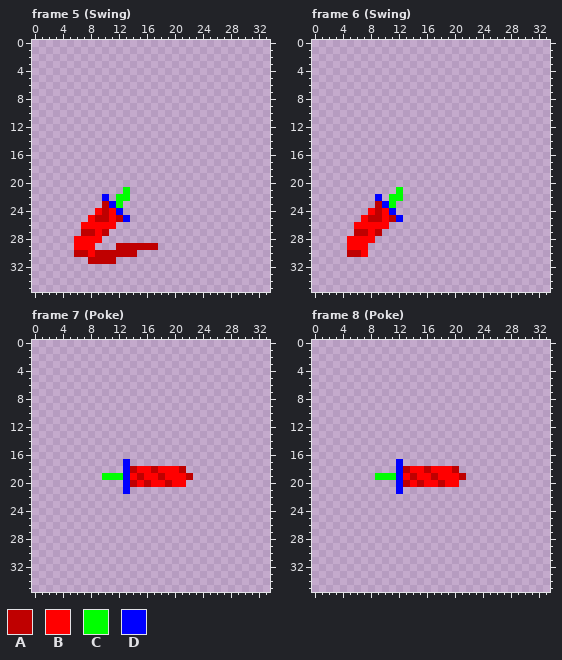
Edited in one commit: pixel-art file (assets/sword.ase). Above, as it was before the edit.
34x36 pixels, 11 frames. Shown: frame 5 (Swing), frame 6 (Swing), frame 7 (Poke), frame 8 (Poke). The commit also changed other frames, which this record leaves out.
Palette (. is transparent): A #bf0000  B #ff0000  C #00ff00  D #0000ff
Pixels before, frame 5 (Swing), first column x 6:
21 .......C....
22 ....D.CC....
23 ....ADC.....
24 ...BABD.....
25 ..BAABAD....
26 .BBBBB......
27 .AABA.......
28 BBBB........
29 BBB...AAAAAA
30 AABAAAAAA...
31 ..AAAA......
Pixels before, frame 6 (Swing), first column x 5:
21 .......C
22 ....D.CC
23 ....ADC.
24 ...BABD.
25 ..BAABAD
26 .BBBBB..
27 .AABA...
28 BBBB....
29 BBB.....
30 AAB.....
Pixels before, frame 7 (Poke), first column x 10:
17 ...D.........
18 ...DABBABBBA.
19 CCCDBABBABBBA
20 ...DABABBABB.
21 ...D.........
Pixels before, frame 8 (Poke), first column x 9:
17 ...D.........
18 ...DABBABBBA.
19 CCCDBABBABBBA
20 ...DABABBABB.
21 ...D.........
Once edited:
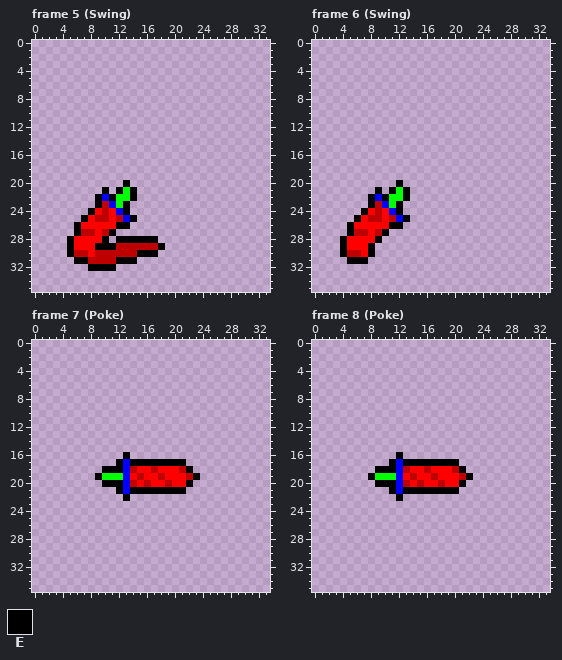
Colours new in this view: E #000000
From old to new:
Changed rows in their new state; - is an unchanged pixel.
Frame 5 (Swing):
first column x 5:
20 --------E-----
21 -----E-E-E----
22 ----E-E--E----
23 ----E---E-----
24 ---E----E-----
25 --E------E----
26 -E-----EE-----
27 -E----E-------
28 E----E-EEEEEE-
29 E---EEE------E
30 E---------EEE-
31 -EE----EEE----
32 ---EEEE-------
Frame 6 (Swing):
first column x 4:
20 --------E-
21 -----E-E-E
22 ----E-E--E
23 ----E---E-
24 ---E----E-
25 --E------E
26 -E-----EE-
27 -E----E---
28 E----E----
29 E---E-----
30 E---E-----
31 -EEE------
Frame 7 (Poke):
first column x 9:
16 ----E----------
17 ---E-EEEEEEEE--
18 -EEE---------E-
19 E-------------E
20 -EEE---------E-
21 ---E-EEEEEEEE--
22 ----E----------
Frame 8 (Poke):
first column x 8:
16 ----E----------
17 ---E-EEEEEEEE--
18 -EEE---------E-
19 E-------------E
20 -EEE---------E-
21 ---E-EEEEEEEE--
22 ----E----------
Boxes around the changes in both pictures, in picture pixels (x1, y1, x2, y2):
added: (67, 180, 165, 271)
added: (340, 180, 410, 264)
added: (95, 452, 200, 501)
added: (368, 452, 473, 501)
